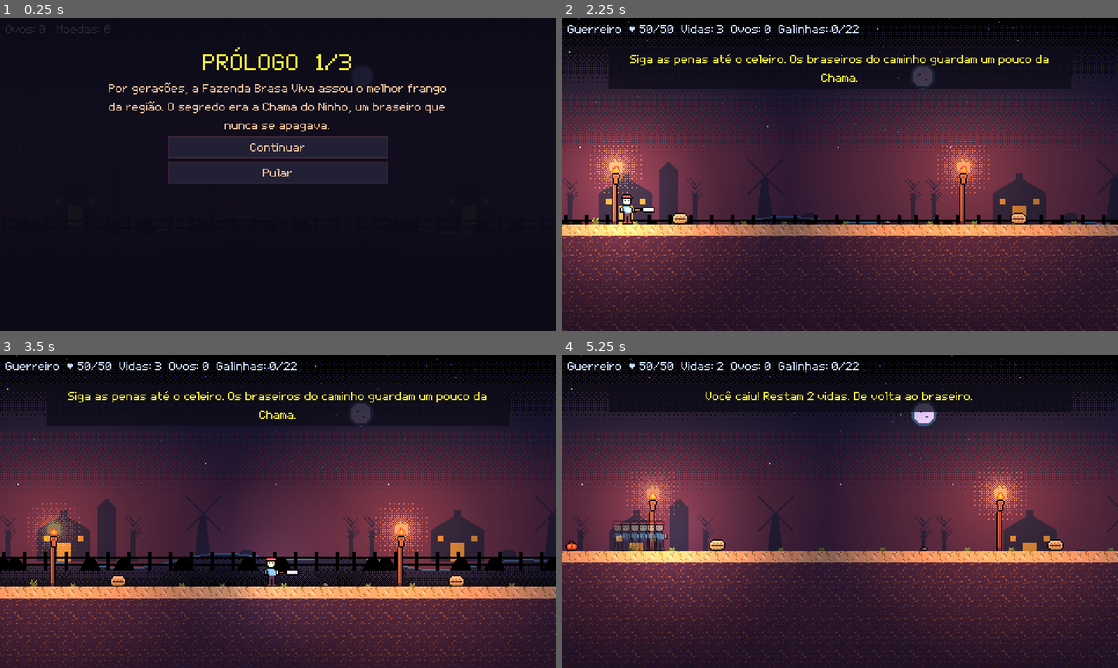
Above: before the commit, frames 1-4 (two rows, left to right).
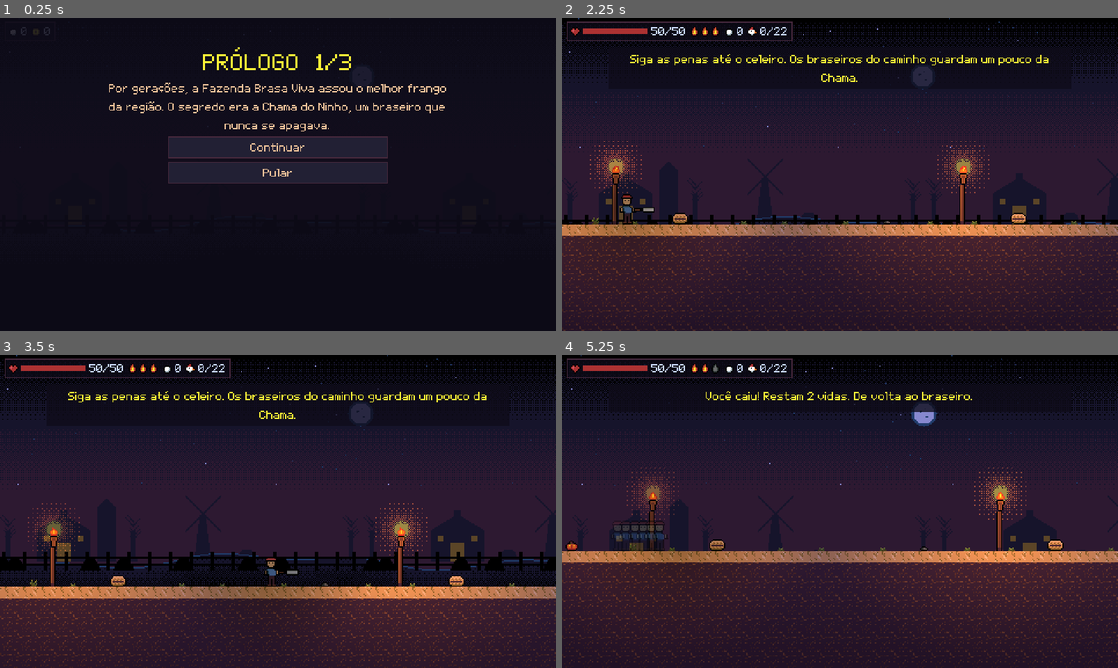
Above: after the commit, the same moments.

Repository: Douglas-Marcondes/grill-or-be-grilled
Game: Godot game, scene res://jogo.tscn
Same seed, same stepped clock (60 frames per second), same inputs: the game is played once before the commit and once after it.
Inputs:
- Up to frame 1 (0.25 s): no input
- Up to frame 2 (2.25 s): click "Continuar" at 0.5 s; click "Pular" at 1.25 s; click "Guerreiro · Espada" at 2 s
- Up to frame 3 (3.5 s): hold D (andar_direita) from 2.78 s (still down); tap J (atacar) at 2.85 s; tap Space (pular) at 3.02 s
- Up to frame 4 (5.25 s): tap Shift (esquivar) at 3.6, 5.1 s; tap Space (pular) at 3.77 s; release D (andar_direita) at 4.28 s; hold A (andar_esquerda) 4.28-5.03 s; tap J (atacar) at 4.35 s; hold D (andar_direita) from 5.03 s (still down)

The runs differ from the first frame. In frame 1, 0.2% of the frame differs, in the area x 1-20%, y 2-6%; in frame 2, 33%; in frame 3, 33%; in frame 4, 34%, in the area x 0-100%, y 1-85%.

Commit message:
HUD em ícones e luz que não estoura o sprite
Vida em barra, vidas como chamas (acesas e apagadas), ovos e galinhas em
ícones; fora da partida o painel mostra ovos e moedas. Barra da Galinha Real
embaixo, com nome. Luzes em modo mistura e fundo fora do alcance delas.
Teste novo: teste_do_hud.

Claude-Session: https://claude.ai/code/session_01F6cpgqed1FaERwkTz9ciWh

Diff:
--- a/grill-or-be-grilled/fase1.gd
+++ b/grill-or-be-grilled/fase1.gd
@@ -14,6 +14,7 @@
 const Historia = preload("res://scripts/historia.gd")
 const Menus = preload("res://scripts/menus.gd")
 const Iluminacao = preload("res://scripts/iluminacao.gd")
+const Hud = preload("res://scripts/hud.gd")
 
 const LEVEL_END := 10000.0
 var ui: CanvasLayer
@@ -22,7 +23,7 @@
 var unread_signs := {}
 var player: CharacterBody2D
 var boss: CharacterBody2D
-var hud_label: Label
+var hud: Hud
 var boss_bar: ProgressBar
 var notice_label: Label
 var screen := "select"
@@ -104,14 +105,19 @@
 	root.set_anchors_and_offsets_preset(Control.PRESET_FULL_RECT)
 	root.theme = TEMA
 	ui.add_child(root)
-	hud_label = Label.new()
-	hud_label.position = Vector2(5, 3)
-	root.add_child(hud_label)
+	hud = Hud.new()
+	root.add_child(hud)
+	# Barra do chefe embaixo, centrada e com nome, como em plataformistas de
+	# chefe: no topo ela disputava espaco com o HUD e com as falas da historia.
 	boss_bar = ProgressBar.new()
-	boss_bar.position = Vector2(150, 16)
-	boss_bar.size = Vector2(180, 7)
+	boss_bar.position = Vector2(140, 252)
+	boss_bar.size = Vector2(200, 6)
 	boss_bar.visible = false
 	boss_bar.show_percentage = false
+	var boss_name := Menus.texto("Galinha Real", Color("df7126"))
+	boss_name.position = Vector2(0, -11)
+	boss_name.size = Vector2(200, 0)
+	boss_bar.add_child(boss_name)
 	root.add_child(boss_bar)
 	# Aviso com quebra de linha e fundo escuro: as falas da historia passam de
 	# uma linha e, sem fundo, sumiam contra o ceu claro e as tochas.
@@ -345,16 +351,16 @@
 	show_message("Você caiu! Restam %d vidas. De volta ao braseiro." % vidas if vidas > 1 else "Última vida! Cuidado.", 3.0)
 
 func update_hud() -> void:
-	if not hud_label:
+	if not hud:
 		return
 	if screen == "playing" and is_instance_valid(player):
-		hud_label.text = "%s  ♥ %d/%d  Vidas: %d  Ovos: %d  Galinhas: %d/%d" % [GameData.selected_class, player.health, player.max_health, vidas, GameData.run_eggs, chickens_defeated, total_chickens]
+		hud.mostrar_partida(player.health, player.max_health, vidas, VIDAS_POR_TENTATIVA, GameData.run_eggs, chickens_defeated, total_chickens)
 	else:
-		hud_label.text = "Ovos: %d   Moedas: %d" % [GameData.run_eggs, GameData.gold]
+		hud.mostrar_cofre(GameData.run_eggs, GameData.gold)
 
 func show_hud() -> void:
 	menus.esconder_paineis()
-	hud_label.visible = true
+	hud.visible = true
 	update_hud()
 
 func show_message(text: String, duration: float = 2.0) -> void:
@@ -365,10 +371,10 @@
 	message_timer = duration
 
 func _arm_menus() -> void:
-	menus = Menus.new(ui.get_child(0) as Control, [hud_label, boss_bar, notice_label])
+	menus = Menus.new(ui.get_child(0) as Control, [hud, boss_bar, notice_label])
 
 func _panel(title: String, subtitle: String) -> VBoxContainer:
-	hud_label.visible = false
+	hud.visible = false
 	show_message("", 0.0)
 	return menus.painel(title, subtitle)
 
--- /dev/null
+++ b/grill-or-be-grilled/ferramentas/teste_do_hud.gd
@@ -0,0 +1,65 @@
+extends Node2D
+
+# Testes do HUD em icones: vida, chamas acesas/apagadas, contadores, modo cofre
+# fora da partida e ligacao com a fase de verdade.
+#
+#   ./Godot_v4.7.2-stable_linux.x86_64 --headless --path grill-or-be-grilled \
+#       res://ferramentas/teste_do_hud.tscn
+
+const Hud = preload("res://scripts/hud.gd")
+
+var _falhas: PackedStringArray = []
+
+func _ready() -> void:
+	_testar_partida()
+	_testar_cofre()
+	await _testar_na_fase()
+	for falha in _falhas:
+		printerr("FALHOU: %s" % falha)
+	if _falhas.is_empty():
+		print("HUD_OK 4 verificacoes")
+	get_tree().quit(0 if _falhas.is_empty() else 1)
+
+
+func _testar_partida() -> void:
+	var hud := Hud.new()
+	add_child(hud)
+	hud.mostrar_partida(30, 50, 1, 3, 4, 7, 22)
+	var regioes: Array[float] = []
+	for chama in hud._chamas.get_children():
+		regioes.append((chama.texture as AtlasTexture).region.position.x / Hud.LADO_DO_ICONE)
+	_exigir("uma chama acesa e duas apagadas",
+		regioes == [float(Hud.Icone.CHAMA), float(Hud.Icone.CHAMA_APAGADA), float(Hud.Icone.CHAMA_APAGADA)], str(regioes))
+	_exigir("contadores da partida",
+		hud._vida.text == "30/50" and hud._barra.value == 30 and hud._ovos.text == "4" and hud._galinhas.text == "7/22",
+		"vida=%s ovos=%s galinhas=%s" % [hud._vida.text, hud._ovos.text, hud._galinhas.text])
+	hud.free()
+
+
+func _testar_cofre() -> void:
+	var hud := Hud.new()
+	add_child(hud)
+	hud.mostrar_cofre(9, 120)
+	_exigir("cofre mostra moedas e esconde a vida",
+		hud._moedas.text == "120" and hud._moedas.is_visible_in_tree() and not hud._vida.is_visible_in_tree(),
+		"moedas=%s vida_visivel=%s" % [hud._moedas.text, hud._vida.is_visible_in_tree()])
+	hud.free()
+
+
+func _testar_na_fase() -> void:
+	var game := preload("res://jogo.tscn").instantiate()
+	add_child(game)
+	await get_tree().process_frame
+	game.choose_class("Guerreiro")
+	await get_tree().process_frame
+	game.player.health -= 5
+	game.update_hud()
+	var esperado := "%d/%d" % [game.player.health, game.player.max_health]
+	_exigir("fase atualiza o HUD", game.hud.visible and game.hud._vida.text == esperado,
+		"visivel=%s vida=%s esperado=%s" % [game.hud.visible, game.hud._vida.text, esperado])
+	game.queue_free()
+
+
+func _exigir(nome: String, condicao: bool, detalhe: String) -> void:
+	if not condicao:
+		_falhas.append("%s: %s" % [nome, detalhe])
--- /dev/null
+++ b/grill-or-be-grilled/ferramentas/teste_do_hud.tscn
@@ -0,0 +1,4 @@
+[gd_scene load_steps=2 format=3]
+[ext_resource type="Script" path="res://ferramentas/teste_do_hud.gd" id="1"]
+[node name="TesteDoHud" type="Node2D"]
+script = ExtResource("1")
--- a/grill-or-be-grilled/jogo.tscn
+++ b/grill-or-be-grilled/jogo.tscn
@@ -21,6 +21,7 @@
 repeat_times = 60
 
 [node name="Ceu" type="Sprite2D" parent="FundoParallax/CamadaCeu" unique_id=771200303]
+light_mask = 0
 texture_filter = 1
 position = Vector2(0, 0)
 centered = false
@@ -32,6 +33,7 @@
 repeat_times = 12
 
 [node name="Lua" type="Sprite2D" parent="FundoParallax/CamadaLua" unique_id=771200305]
+light_mask = 0
 texture_filter = 1
 position = Vector2(300, 38)
 centered = false
@@ -43,6 +45,7 @@
 repeat_times = 30
 
 [node name="Silhueta" type="Sprite2D" parent="FundoParallax/CamadaSilhueta" unique_id=771200307]
+light_mask = 0
 texture_filter = 1
 position = Vector2(0, 106)
 centered = false
@@ -54,6 +57,7 @@
 repeat_times = 30
 
 [node name="Colinas" type="Sprite2D" parent="FundoParallax/CamadaColinas" unique_id=771200313]
+light_mask = 0
 texture_filter = 1
 position = Vector2(0, 168)
 centered = false
@@ -65,6 +69,7 @@
 repeat_times = 60
 
 [node name="Cerca" type="Sprite2D" parent="FundoParallax/CamadaCerca" unique_id=771200309]
+light_mask = 0
 texture_filter = 1
 position = Vector2(0, 162)
 centered = false
--- /dev/null
+++ b/grill-or-be-grilled/scripts/hud.gd
@@ -0,0 +1,139 @@
+extends PanelContainer
+
+## HUD em icones: vida em barra, vidas como chamas, ovos e galinhas abatidas.
+##
+## Substitui uma linha de texto que o jogador tinha de ler no meio da acao. A
+## vida e a Chama do Ninho da historia: chamas acesas sao as vidas que restam,
+## apagadas as perdidas -- assim se ve quantas havia, nao so quantas sobram.
+## Fora da partida (loja, vitoria) o mesmo painel mostra ovos e moedas.
+##
+## Exemplo:
+##     var hud := Hud.new()
+##     raiz.add_child(hud)
+##     hud.mostrar_partida(40, 50, 2, 3, 5, 7, 22)
+
+const FOLHA := preload("res://Artes/gerado/icones_hud.png")
+enum Icone { CORACAO, CHAMA, CHAMA_APAGADA, OVO, GALINHA, MOEDA }
+const LADO_DO_ICONE := 9
+const LARGURA_DA_BARRA := 56.0
+
+var _barra: ProgressBar
+var _vida: Label
+var _chamas: HBoxContainer
+var _ovos: Label
+var _galinhas: Label
+var _moedas: Label
+## Itens que so aparecem durante a partida, e os que so aparecem fora dela.
+var _so_na_partida: Array[Control] = []
+var _so_no_cofre: Array[Control] = []
+
+
+func _init() -> void:
+	name = "Hud"
+	position = Vector2(4, 3)
+	add_theme_stylebox_override("panel", _fundo())
+	var linha := HBoxContainer.new()
+	linha.add_theme_constant_override("separation", 3)
+	add_child(linha)
+	_barra = _nova_barra()
+	_vida = _rotulo()
+	_chamas = HBoxContainer.new()
+	_chamas.add_theme_constant_override("separation", 0)
+	_so_na_partida.append_array([_par(linha, Icone.CORACAO, _barra), _vida, _chamas])
+	linha.add_child(_vida)
+	linha.add_child(_chamas)
+	_ovos = _rotulo()
+	_par(linha, Icone.OVO, _ovos)
+	_galinhas = _rotulo()
+	_so_na_partida.append(_par(linha, Icone.GALINHA, _galinhas))
+	_moedas = _rotulo()
+	_so_no_cofre.append(_par(linha, Icone.MOEDA, _moedas))
+
+
+func mostrar_partida(vida: int, vida_maxima: int, vidas: int, vidas_maximas: int,
+		ovos: int, galinhas: int, total_de_galinhas: int) -> void:
+	"""Painel da partida em andamento."""
+	_mudar_modo(true)
+	_barra.max_value = vida_maxima
+	_barra.value = vida
+	_vida.text = "%d/%d" % [vida, vida_maxima]
+	_acender_chamas(vidas, vidas_maximas)
+	_ovos.text = str(ovos)
+	_galinhas.text = "%d/%d" % [galinhas, total_de_galinhas]
+
+
+func mostrar_cofre(ovos: int, moedas: int) -> void:
+	"""Painel fora da partida: o que se leva para a loja."""
+	_mudar_modo(false)
+	_ovos.text = str(ovos)
+	_moedas.text = str(moedas)
+
+
+func _mudar_modo(na_partida: bool) -> void:
+	for item in _so_na_partida:
+		item.visible = na_partida
+	for item in _so_no_cofre:
+		item.visible = not na_partida
+
+
+func _acender_chamas(acesas: int, total: int) -> void:
+	while _chamas.get_child_count() < total:
+		_chamas.add_child(icone(Icone.CHAMA))
+	for indice in _chamas.get_child_count():
+		var chama := _chamas.get_child(indice) as TextureRect
+		chama.visible = indice < total
+		chama.texture = _recorte(Icone.CHAMA if indice < acesas else Icone.CHAMA_APAGADA)
+
+
+func _par(linha: HBoxContainer, qual: Icone, valor: Control) -> Control:
+	"""Icone colado ao seu valor, num grupo que some e aparece junto."""
+	var grupo := HBoxContainer.new()
+	grupo.add_theme_constant_override("separation", 2)
+	grupo.add_child(icone(qual))
+	grupo.add_child(valor)
+	linha.add_child(grupo)
+	return grupo
+
+
+static func icone(qual: Icone) -> TextureRect:
+	"""TextureRect de um icone da folha, centrado na altura da linha."""
+	var imagem := TextureRect.new()
+	imagem.texture = _recorte(qual)
+	imagem.stretch_mode = TextureRect.STRETCH_KEEP_CENTERED
+	imagem.texture_filter = CanvasItem.TEXTURE_FILTER_NEAREST
+	return imagem
+
+
+static func _recorte(qual: Icone) -> AtlasTexture:
+	var recorte := AtlasTexture.new()
+	recorte.atlas = FOLHA
+	recorte.region = Rect2(qual * LADO_DO_ICONE, 0, LADO_DO_ICONE, LADO_DO_ICONE)
+	return recorte
+
+
+func _nova_barra() -> ProgressBar:
+	var barra := ProgressBar.new()
+	barra.custom_minimum_size = Vector2(LARGURA_DA_BARRA, 5)
+	barra.size_flags_vertical = Control.SIZE_SHRINK_CENTER
+	barra.show_percentage = false
+	return barra
+
+
+func _rotulo() -> Label:
+	var rotulo := Label.new()
+	rotulo.size_flags_vertical = Control.SIZE_SHRINK_CENTER
+	return rotulo
+
+
+func _fundo() -> StyleBoxFlat:
+	# Mesmo fundo translucido do aviso de historia (fase1.gd): o HUD tem de ler
+	# sobre o ceu claro sem tapar a fase.
+	var fundo := StyleBoxFlat.new()
+	fundo.bg_color = Color(0.054901, 0.047058, 0.098039, 0.72)
+	fundo.border_color = Color(0.270588, 0.156863, 0.235294, 1)
+	fundo.set_border_width_all(1)
+	fundo.set_content_margin_all(2)
+	fundo.content_margin_left = 3
+	fundo.content_margin_right = 4
+	fundo.anti_aliasing = false
+	return fundo
--- a/grill-or-be-grilled/scripts/iluminacao.gd
+++ b/grill-or-be-grilled/scripts/iluminacao.gd
@@ -7,6 +7,9 @@
 ## escurece e cada PointLight2D (tochas, braseiros, heroi) abre uma poca de luz
 ## -- e o que da atmosfera de masmorra. A interface fica num CanvasLayer proprio
 ## e nao e afetada.
+##
+## O fundo de parallax tem light_mask 0 em jogo.tscn: a lua e o horizonte
+## estao a quilometros, e tocha nenhuma os ilumina.
 ##
 ## Segue a camera ativa, e nao o heroi, para valer tambem no menu e nas
 ## ferramentas de captura.
@@ -23,7 +26,7 @@
 	"porao": Color(0.34, 0.32, 0.44),
 }
 const COR_DO_HEROI := Color(1.0, 0.92, 0.80)
-const COR_DO_FOGO := Color(1.0, 0.62, 0.30)
+const COR_DO_FOGO := Color(1.0, 0.78, 0.55)
 ## Quanto maior, mais rapido a luz muda ao cruzar a fronteira de regiao.
 const RAPIDEZ_DA_TRANSICAO := 1.5
 const LADO_DA_TEXTURA := 128
@@ -51,6 +54,10 @@
 	ponto.color = cor
 	ponto.energy = energia
 	ponto.texture_scale = escala
+	# Mistura em vez de soma: somada, a luz da tocha mais a do heroi passava do
+	# brilho cheio e estourava o sprite em branco. Misturando, o pixel volta no
+	# maximo a sua cor original da paleta.
+	ponto.blend_mode = Light2D.BLEND_MODE_MIX
 	return ponto
 
 
Binary file added: grill-or-be-grilled/Artes/gerado/icones_hud.png
Not shown, added: grill-or-be-grilled/Artes/gerado/icones_hud.png.import
Not shown, added: grill-or-be-grilled/ferramentas/teste_dos_adornos.gd.uid
Not shown, added: grill-or-be-grilled/scripts/hud.gd.uid
Not shown, changed: PENDENCIAS.md
